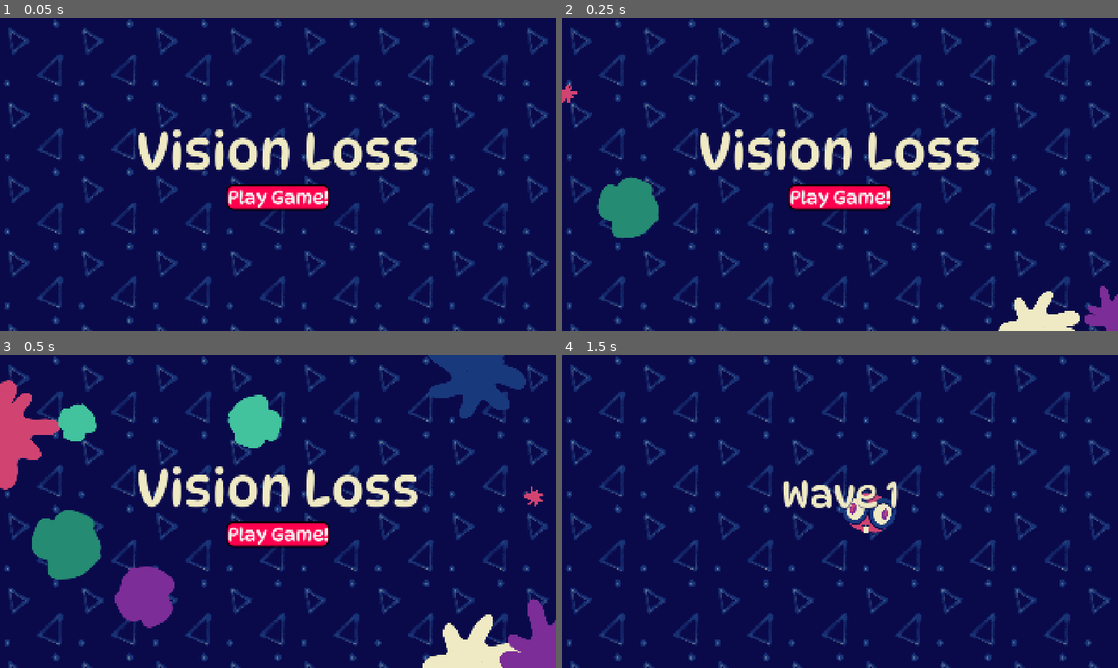
Above: before the commit, frames 1-4 (two rows, left to right).
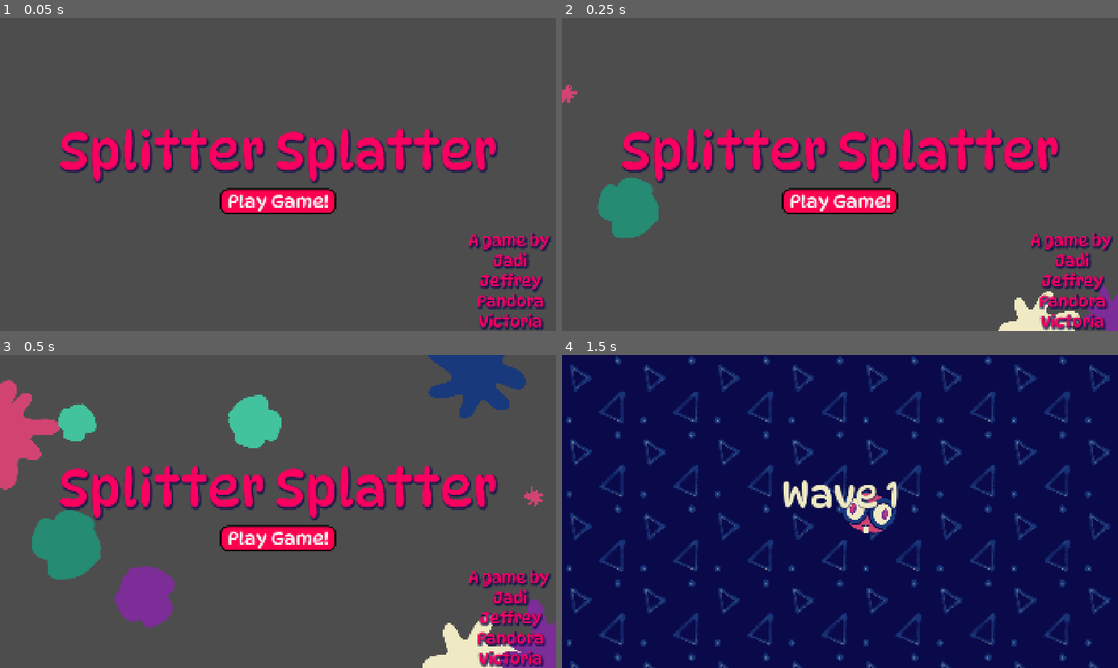
Above: after the commit, the same moments.

Repository: squarepear/ggj-26
Game: Godot game, scene res://menus/main_manu.tscn
Same seed, same stepped clock (60 frames per second), same inputs: the game is played once before the commit and once after it.
Inputs:
- Up to frame 1 (0.05 s): no input
- Up to frame 2 (0.25 s): no input
- Up to frame 3 (0.5 s): no input
- Up to frame 4 (1.5 s): click "Play Game!" at 0.5 s; hold D (move_right) from 1.28 s (still down)

The runs differ from the first frame. In frame 1, 99% of the frame differs, in the area x 0-100%, y 0-100%; in frame 2, 97%; in frame 3, 88%; in frame 4, nothing differs.

Commit message:
Add credits

Diff:
--- a/project/menus/main_manu.tscn
+++ b/project/menus/main_manu.tscn
@@ -95,13 +95,13 @@
 offset_bottom = 28.0
 grow_horizontal = 2
 grow_vertical = 2
-theme_override_colors/font_color = Color(0.9372549, 0.91764706, 0.7647059, 1)
+theme_override_colors/font_color = Color(0.9843137, 0, 0.3764706, 1)
 theme_override_colors/font_shadow_color = Color(0.039215688, 0.039215688, 0.29411766, 0.5568628)
 theme_override_constants/shadow_offset_x = 4
 theme_override_constants/shadow_offset_y = 5
 theme_override_constants/shadow_outline_size = 19
 theme_override_font_sizes/font_size = 179
-text = "Vision Loss"
+text = "Splitter Splatter"
 
 [node name="Button" type="Button" parent="CanvasLayer" unique_id=1527914391]
 anchors_preset = 8
@@ -109,12 +109,13 @@
 anchor_top = 0.5
 anchor_right = 0.5
 anchor_bottom = 0.5
-offset_left = -179.0
-offset_top = 36.0
-offset_right = 179.0
-offset_bottom = 122.0
+offset_left = -200.0
+offset_top = 49.0
+offset_right = 200.0
+offset_bottom = 137.0
 grow_horizontal = 2
 grow_vertical = 2
+size_flags_horizontal = 4
 theme_override_font_sizes/font_size = 64
 theme_override_styles/normal = SubResource("StyleBoxFlat_u4wdd")
 theme_override_styles/pressed = SubResource("StyleBoxFlat_0wk0f")
@@ -122,11 +123,35 @@
 theme_override_styles/focus = SubResource("StyleBoxFlat_r8wy3")
 text = "Play Game!"
 
+[node name="Label2" type="Label" parent="CanvasLayer" unique_id=1513389863]
+anchors_preset = 3
+anchor_left = 1.0
+anchor_top = 1.0
+anchor_right = 1.0
+anchor_bottom = 1.0
+offset_left = -315.0
+offset_top = -347.0
+grow_horizontal = 0
+grow_vertical = 0
+theme_override_colors/font_color = Color(0.9843137, 0, 0.3764706, 1)
+theme_override_colors/font_shadow_color = Color(0.039215688, 0.039215688, 0.29411766, 0.5568628)
+theme_override_constants/shadow_offset_x = 4
+theme_override_constants/shadow_offset_y = 5
+theme_override_constants/shadow_outline_size = 19
+theme_override_font_sizes/font_size = 55
+text = "A game by
+Jadi
+Jeffrey
+Pandora
+Victoria"
+horizontal_alignment = 1
+
 [node name="Timer" type="Timer" parent="." unique_id=907609261]
 wait_time = 0.05
 autostart = true
 
 [node name="TileMapLayer" type="TileMapLayer" parent="." unique_id=1271035104]
+visible = false
 tile_map_data = PackedByteArray("AAAAAAAAAQAAAAAAAAABAAAAAQAAAAAAAAABAAEAAQAAAAAAAAAAAAEAAQAAAAAAAAD//wEAAQAAAAAAAAD//w …(2000 unchanged characters)…
 tile_set = SubResource("TileSet_r8wy3")
 
